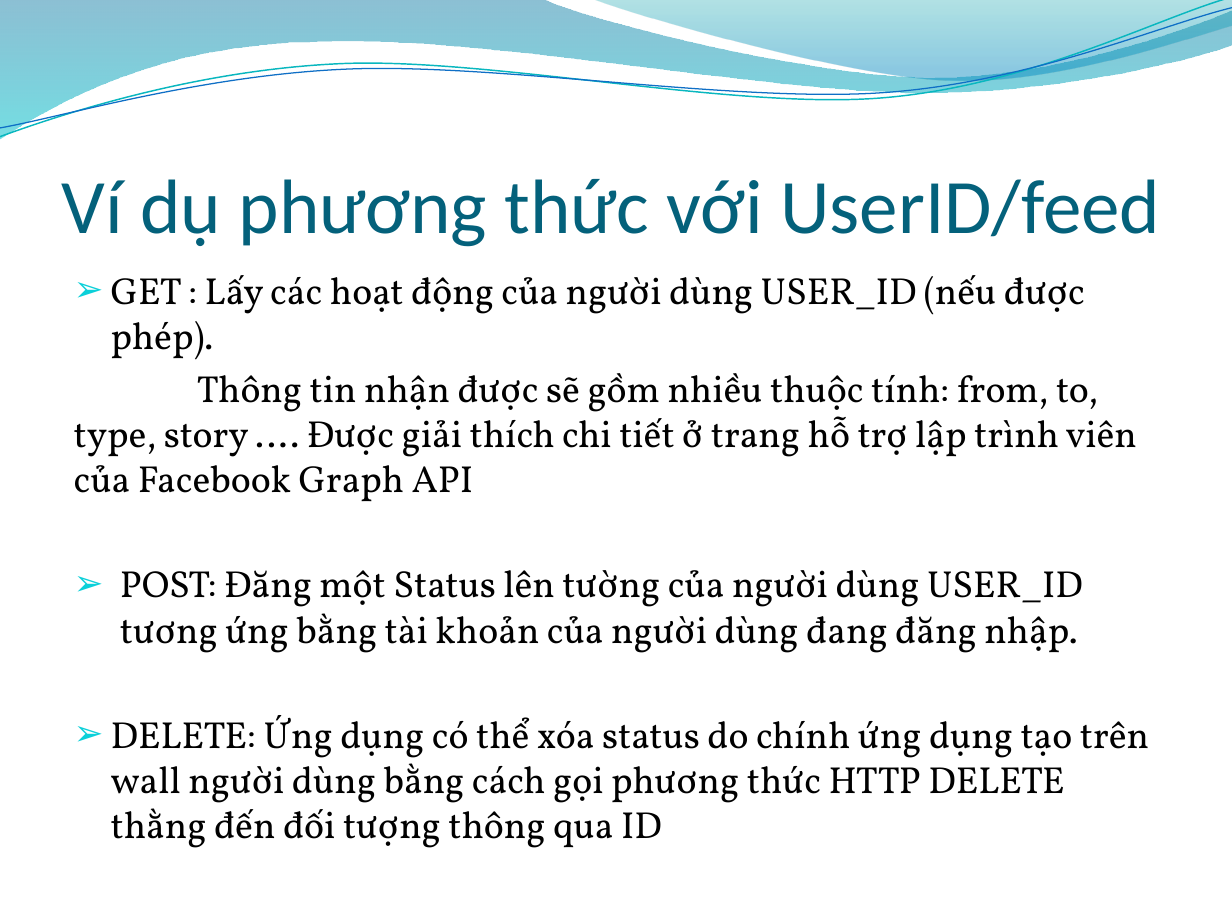
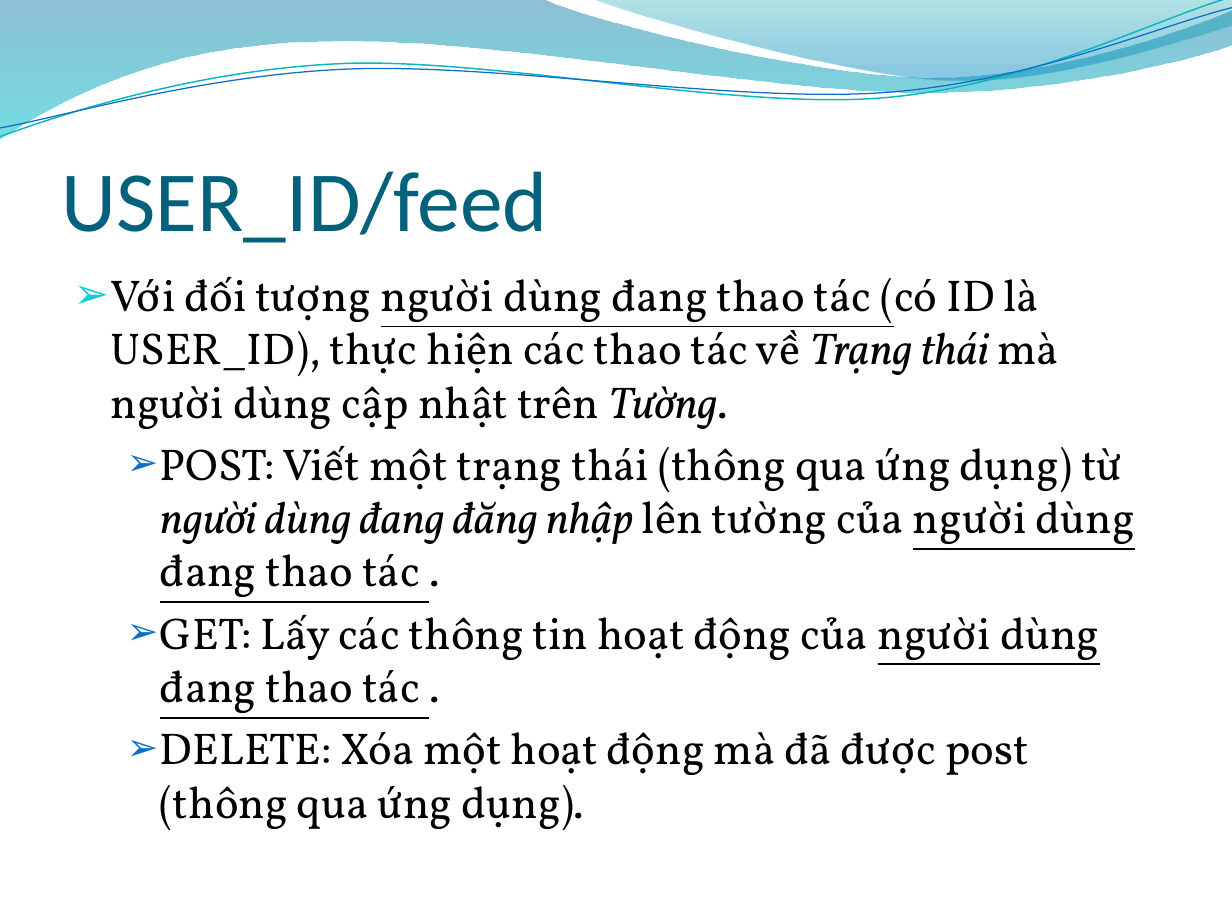
Before and after one commit to tuankit/web-api-project, a slide deck: slide 12 of 0912397_0912403_0912409_FacebookAPI_10/Slide/Facebook API.pptx (slide 13 before the commit). Drawn at 1232x924 pixels with LibreOffice and Linux fonts; fonts in the diff are those of the drawing; background and template pictures are left out. Boxes give left, top, right and bottom in pixels: in the first picture for what was removed or moved away, otherwise in the second. Text is boxed around its words. In the diff, an @@ line names an element or a change of style, - is before the commit and + after.

```diff
--- a/0912397_0912403_0912409_FacebookAPI_10/Slide/Facebook API.pptx
+++ b/0912397_0912403_0912409_FacebookAPI_10/Slide/Facebook API.pptx
@@ title at [62,171,548,243]: text changed; size 45 to 50 pt @@
-Ví dụ phương thức với UserID/feed
+USER_ID/feed
@@ text at [111,276,1134,830]: text changed; size 22 to 26 pt @@
-➢ GET : Lấy các hoạt động của người dùng USER_ID (nếu được phép).
-Thông tin nhận được sẽ gồm nhiều thuộc tính: from, to, type, story …. Được giải thích chi tiết ở trang hỗ trợ lập trình viên của Facebook Graph API
-  ➢ POST: Đăng một Status lên tường của người dùng USER_ID tương ứng bằng tài khoản của người dùng đang đăng nhập.
-➢ DELETE: Ứng dụng có thể xóa status do chính ứng dụng tạo trên wall người dùng bằng cách gọi phương thức HTTP DELETE thằng đến đối tượng thông qua ID
+➢ Với đối tượng người dùng đang thao tác (có ID là USER_ID), thực hiện các thao tác về Trạng thái mà người dùng cập nhật trên Tường.
+  ➢ POST: Viết một trạng thái (thông qua ứng dụng) từ người dùng đang đăng nhập lên tường của người dùng đang thao tác .
+  ➢ GET: Lấy các thông tin hoạt động của người dùng đang thao tác .
+  ➢ DELETE: Xóa một hoạt động mà đã được post (thông qua ứng dụng).
```
Also in this commit, not shown: 6 other slides changed, 1 slide added, 2 slides removed.
